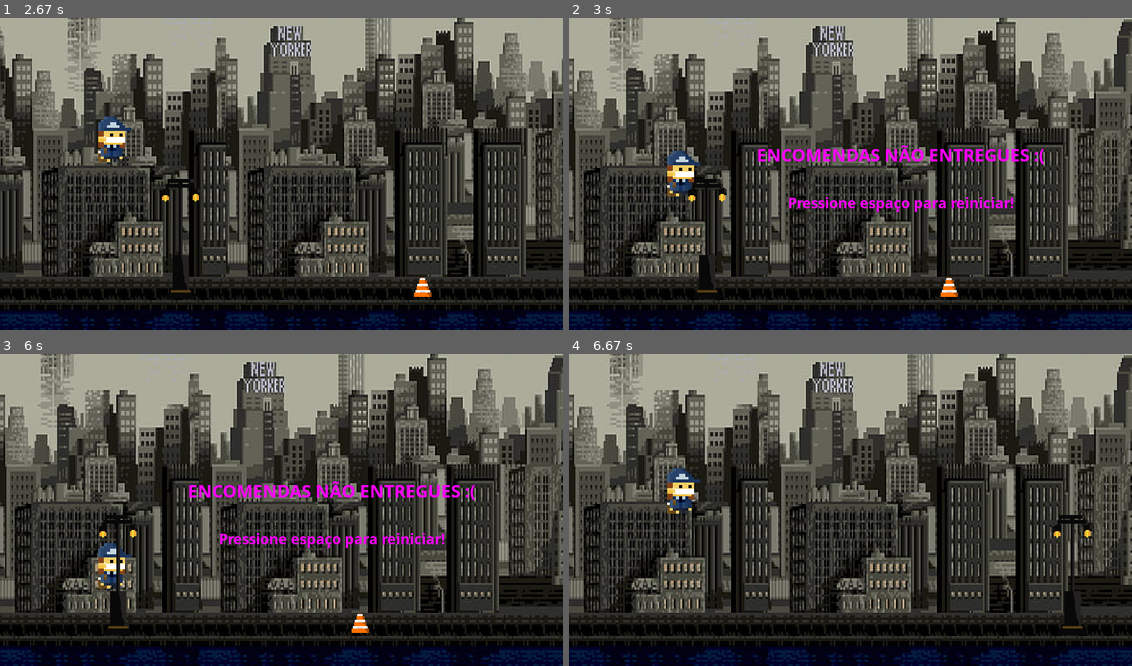
Above: before the commit, frames 1-4 (two rows, left to right).
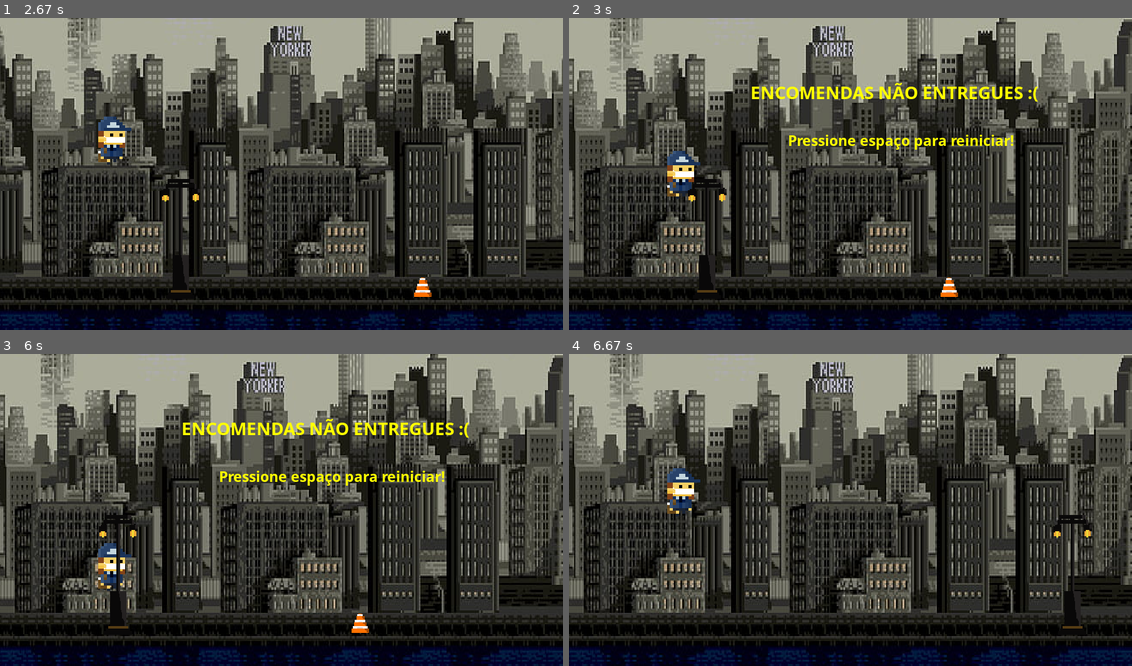
Above: after the commit, the same moments.

Repository: AndreBBM/Projeto-PyGame
Game: pygame game, started from Jogo.py
Two runs of this game, one before a commit and one after it. Both use one fixed random seed, a clock stepped at 60 frames per second and the inputs below.
Inputs:
- Up to frame 1 (2.67 s): hold Up 0.33-0.8 s; hold Up 1.23-1.53 s; hold Up from 2.3 s (still down)
- Up to frame 2 (3 s): release Up at 2.67 s
- Up to frame 3 (6 s): tap Space at 3.77 s; hold Up 4.5-4.8 s; hold Up 5.57-5.93 s
- Up to frame 4 (6.67 s): tap Space at 6.3 s

Frame 1 is identical in both runs. In frame 2, 3.6% of the frame differs, in the area x 32-85%, y 20-63%; in frame 3, 3.6%; in frame 4, nothing differs.

Commit message:
Mudando a cor da mensagem

Diff:
--- a/Jogo.py
+++ b/Jogo.py
@@ -128,10 +128,10 @@
 
     if len(colisoes) > 0:
         velocidade_tela = 0
-        cabou = mensagem("ENCOMENDAS NÃO ENTREGUES :(", 30, (255, 0, 255))
-        tela.blit(cabou, (300, 200))
-        restart = mensagem("Pressione espaço para reiniciar!", 25, (255, 0, 255))
-        tela.blit(restart, (350, 280))
+        cabou = mensagem("ENCOMENDAS NÃO ENTREGUES :(", 30, (255, 255, 0))
+        tela.blit(cabou, (290, 100))
+        restart = mensagem("Pressione espaço para reiniciar!", 25, (255, 255, 0))
+        tela.blit(restart, (350, 180))
 
     else:
         todas_as_sprites.update()
